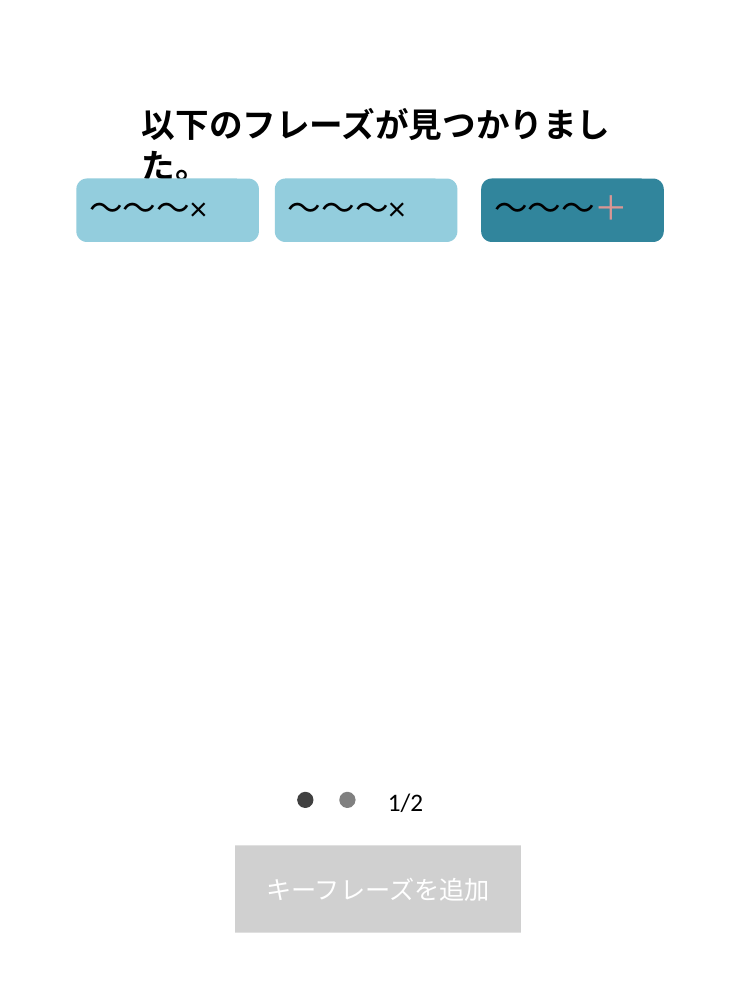
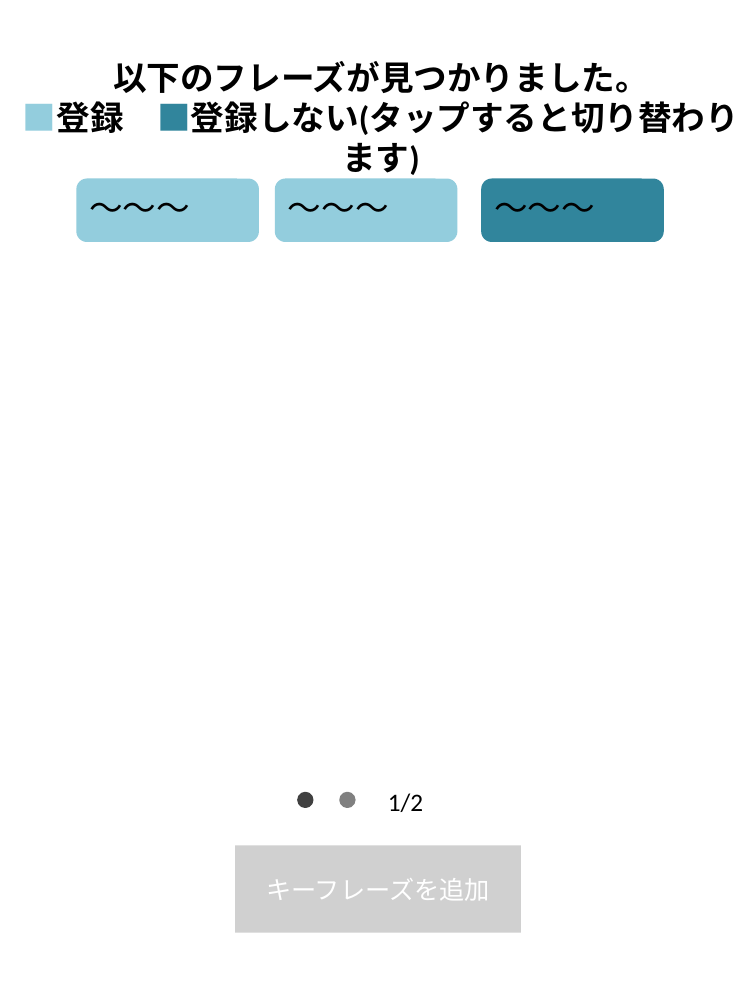
Before and after one commit to kirikiriyamama/topick, a slide deck: slide 4 of client/UI/UI.pptx. Drawn at 756x1008 pixels with LibreOffice and Linux fonts; fonts in the diff are those of the drawing; grey boxes stand for pictures; background and template pictures are left out. Boxes give left, top, right and bottom in pixels: in the first picture for what was removed or moved away, otherwise in the second. Text is boxed around its words. In the diff, an @@ line names an element or a change of style, - is before the commit and + after.

```diff
--- a/client/UI/UI.pptx
+++ b/client/UI/UI.pptx
@@ text at <box>23,61,739,135</box>: text changed @@
-以下のフレーズが見つかりました。
+以下のフレーズが見つかりました。
+■登録 ■登録しない(タップすると切り替わります)
@@ text in rounded rectangle at <box>77,178,259,242</box>: text changed @@
-～～～×
+～～～
@@ text in rounded rectangle at <box>275,178,458,242</box>: text changed @@
-～～～×
+～～～
@@ text in rounded rectangle at <box>481,178,663,242</box>: text changed @@
-～～～＋
+～～～
```
Also in this commit, not shown: 4 other slides changed, 1 slide removed, 5 other files.
